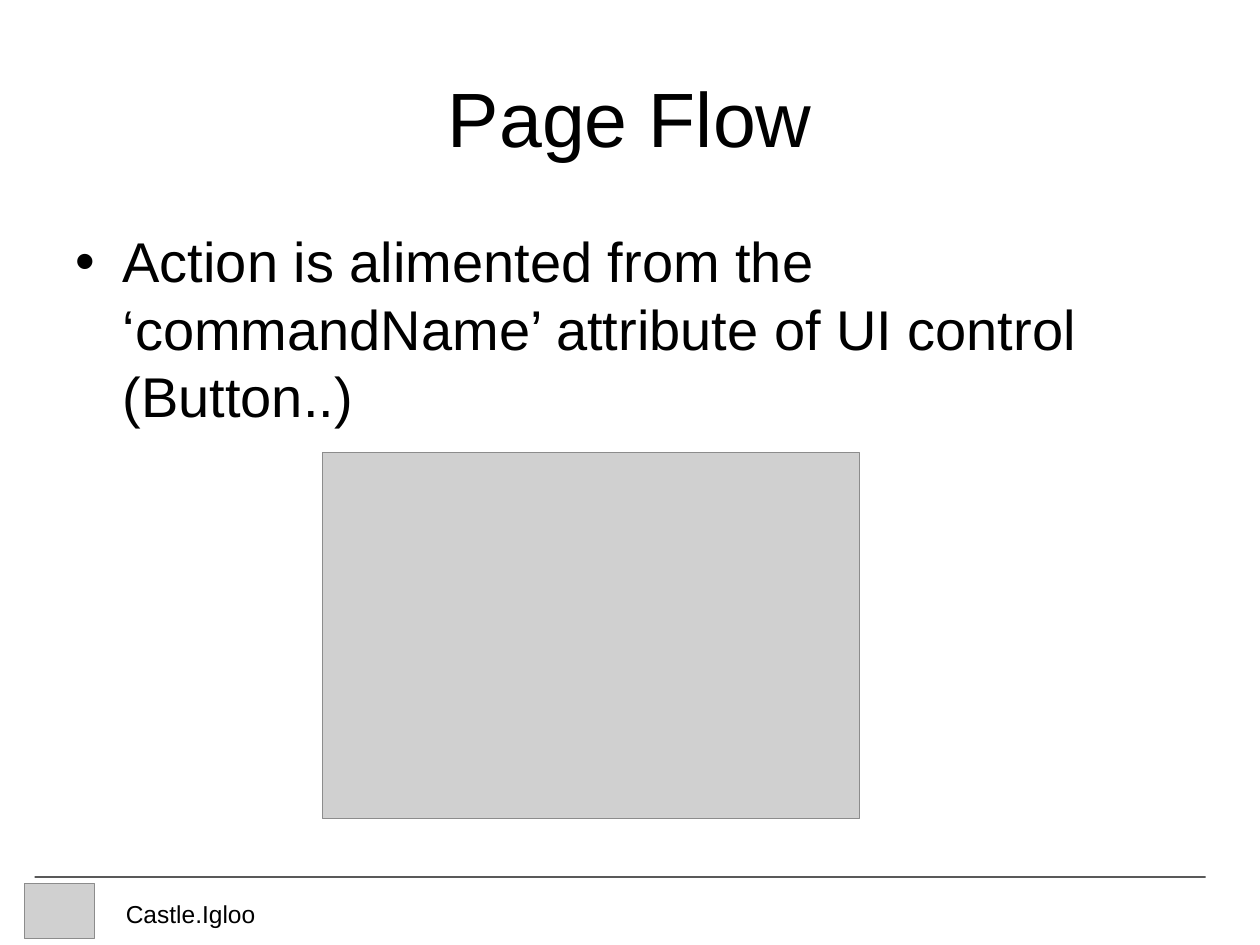
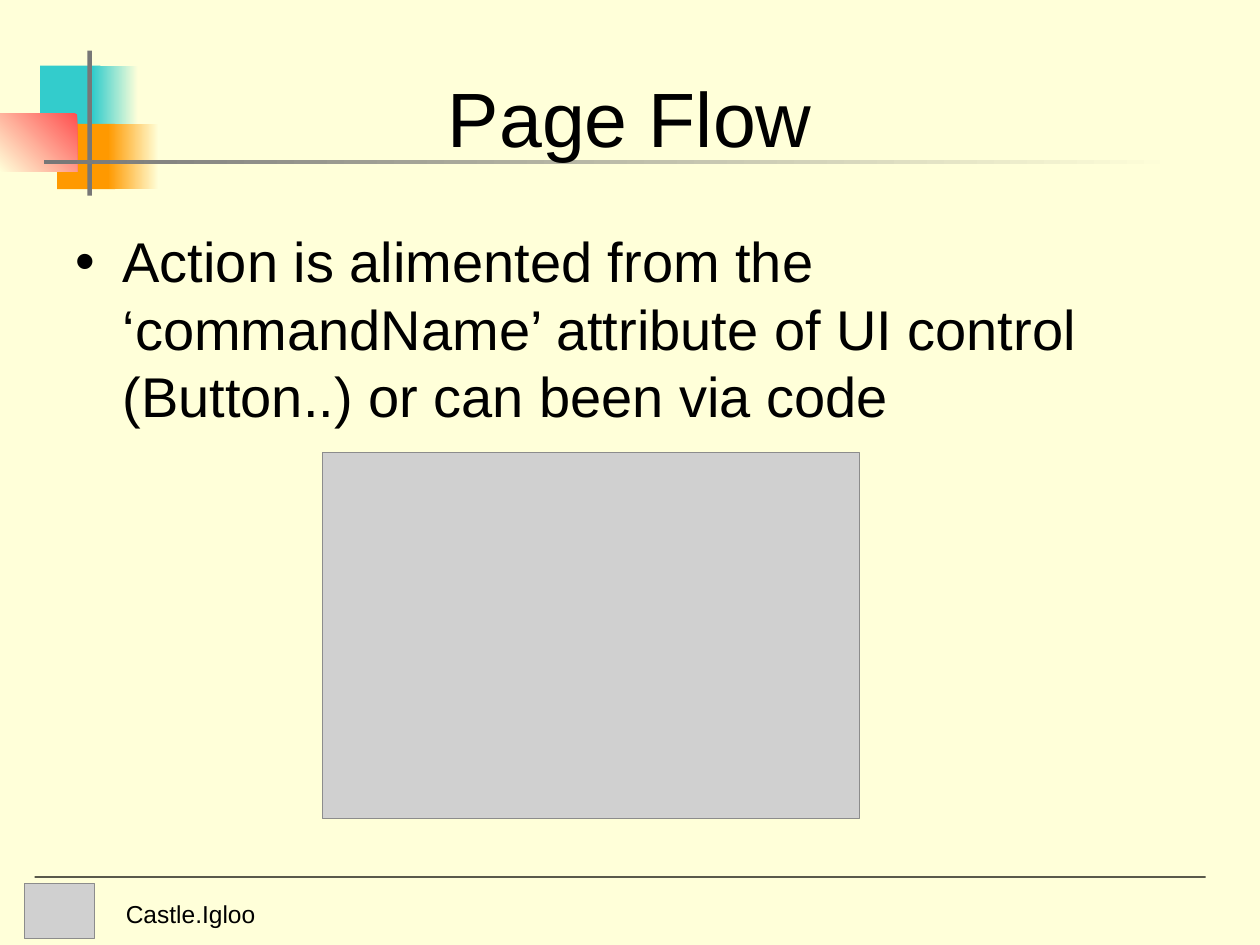
Before and after one commit to castleproject/Core, a slide deck: slide 14 of Experiments/Castle.Igloo/doc/Igloo Presentation.ppt (slide 5 before the commit). Drawn at 1260x945 pixels with LibreOffice and Linux fonts; fonts in the diff are those of the drawing; grey boxes stand for pictures. Boxes give left, top, right and bottom in pixels: in the first picture for what was removed or moved away, otherwise in the second. Text is boxed around its words. In the diff, an @@ line names an element or a change of style, - is before the commit and + after.

```diff
--- a/Experiments/Castle.Igloo/doc/Igloo Presentation.ppt
+++ b/Experiments/Castle.Igloo/doc/Igloo Presentation.ppt
@@ background #FFFFFF to #FFFFD9 @@
@@ rectangle added at <box>87,50,91,195</box>, fill #777777 @@
@@ rectangle added at <box>40,66,101,131</box>, fill #33CCCC @@
@@ rectangle added at <box>93,66,139,131</box>, fill gradient #FFFFD9 to #33CCCC @@
@@ rectangle added at <box>0,113,77,171</box>, fill gradient #FF5050 to #FFFFD9 @@
@@ rectangle added at <box>57,123,115,189</box>, fill #FF9900 @@
@@ rectangle added at <box>108,123,159,189</box>, fill gradient #FFFFD9 to #FF9900 @@
@@ rectangle added at <box>44,160,1178,164</box>, fill gradient #FFFFD9 to #777777 @@
@@ text at <box>123,241,1076,428</box>: text changed @@
-• Action is alimented from the ‘commandName’ attribute of UI control (Button..)
+• Action is alimented from the ‘commandName’ attribute of UI control (Button..) or can been via code
```
Also in this commit, not shown: 11 other slides changed, 8 slides added, 1 slide removed, 2 other files.
